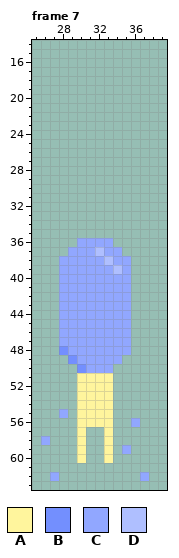
Two states of a pixel-art file, Assets/Sprites/Enemy/Snail/Shmack/Snail_Shmack_Down.aseprite. The picture above was drawn from the file before the commit.
64x64 pixels, 15 frames. Shown: frame 7: x 25..39, y 14..63. The commit also changed other frames, which this record leaves out.
Visible layers, top first: "FX", "Face", "Shell", "Body", "B Shell".
Palette (. is transparent): A #fff59d  B #738ffe  C #91a7ff  D #afbfff
Pixels before, frame 7, first column x 26:
36 ....CCCC....
37 ...CCCDCC...
38 ..CCCCCDCC..
39 ..CCCCCCDC..
40 ..CCCCCCCC..
41 ..CCCCCCCC..
42 ..CCCCCCCC..
43 ..CCCCCCCC..
44 ..CCCCCCCC..
45 ..CCCCCCCC..
46 ..CCCCCCCC..
47 ..CCCCCCCC..
48 ..BCCCCCCC..
49 ...BCCCCC...
50 ....BCCC....
51 ....AAAA....
52 ....AAAA....
53 ....AAAA....
54 ....AAAA....
55 ..C.AAAA....
56 ....AAAA..C.
57 ....A..A....
58 C...A..A....
59 ....A..A.C..
60 ....A..A....
61 ............
62 .C.........C
After the commit:
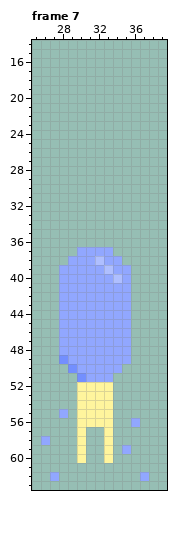
Changes in this commit:
Changed rows in their new state; - is an unchanged pixel.
Frame 7, layer "Shell":
first column x 28:
36 --....--
37 -.--C-.-
38 .---DC-.
39 -----DC-
40 ------D-
first column x 28:
48 C-------
49 BC-----C
50 -BC---C-
51 --BCCC--
Where, in picture pixels (left, top, right, bottom), the same in both pictures:
changed: (59, 238, 131, 283)
changed: (59, 346, 131, 382)
